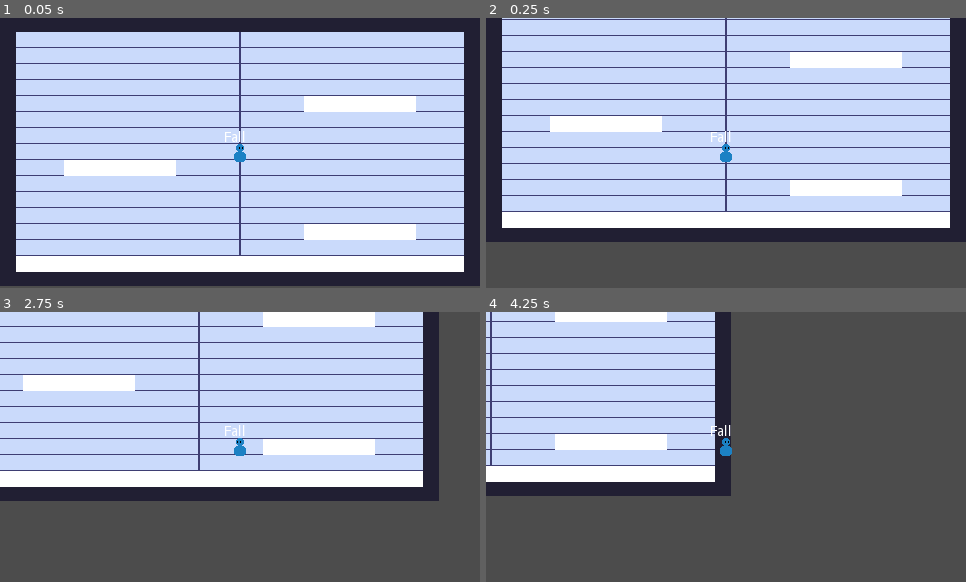
Above: before the commit, frames 1-4 (two rows, left to right).
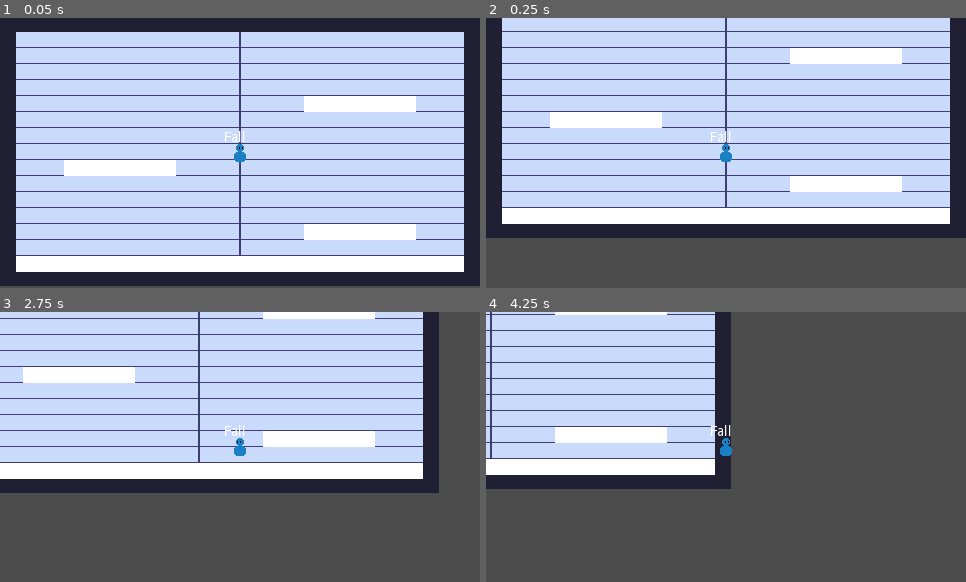
Above: after the commit, the same moments.

Repository: VuurMos/godot-3.5-platformer-character-controller
Game: Godot game, scene res://Game.tscn
The game is run twice, just before and just after one commit, with the same random seed, the same clock (stepped at 60 frames per second) and the same inputs.
Inputs:
- Up to frame 1 (0.05 s): no input
- Up to frame 2 (0.25 s): no input
- Up to frame 3 (2.75 s): hold Space (jump) 0.53-1.28 s; hold Right (right) 0.53-2.03 s; tap Enter at 1.25 s; tap Space (jump) at 1.35, 1.52, 1.82 s; hold Left (left) from 2.03 s (still down); hold Space (jump) from 2.03 s (still down)
- Up to frame 4 (4.25 s): release Left (left) at 2.78 s; release Space (jump) at 2.78 s; hold Right (right) from 2.78 s (still down); tap Space (jump) at 2.85, 3.02, 3.32 s; hold Space (jump) from 3.53 s (still down)

Frame 1 is identical in both runs. In frame 2, 14% of the frame differs, in the area x 0-100%, y 0-83%; in frame 3, 17%, in the area x 0-92%, y 2-70%; in frame 4, 8.5%.

Commit message:
Added low gravity to jump apex

Diff:
--- a/platformer-controller/player/platform-controller.gd
+++ b/platformer-controller/player/platform-controller.gd
@@ -22,10 +22,14 @@
 var jump_velocity = (2 * jump_height * max_speed) / jump_x_dist
 
 var jump_gravity = (2 * jump_height * pow(max_speed, 2)) / pow(jump_x_dist, 2)
+
+var low_grav_apex_threshold = -10
+var jump_apex_gravity = jump_gravity * 0.1
+
 var fall_gravity = (2 * jump_height * pow(max_speed, 2)) / pow(fall_x_dist, 2)
 
 # Clamp fall speed
-var max_fall_velocity = jump_velocity * 0.75
+var max_fall_velocity = jump_velocity * 0.85
 
 onready var sprite = $Sprite
 onready var jump_buffer = $JumpTimers/JumpBuffer
@@ -78,20 +82,12 @@
 	velocity.y += jump_gravity * get_physics_process_delta_time()
 
 
+func apply_apex_gravity():
+	velocity.y += jump_apex_gravity * get_physics_process_delta_time()
+
+
 func apply_fall_gravity():
 	velocity.y += fall_gravity * get_physics_process_delta_time()
-
-
-func apply_movement():
-	if is_zero_approx(input_direction):
-		if !is_zero_approx(velocity.x):
-			apply_friction()
-	else:
-		apply_acceleration()
-		check_direction_facing()
-
-	clamp_fall_speed()
-	velocity = move_and_slide(velocity, Vector2.UP)
 
 
 func apply_friction():
@@ -105,3 +101,15 @@
 func clamp_fall_speed():
 	if velocity.y >= max_fall_velocity:
 		velocity.y = max_fall_velocity
+
+
+func apply_movement():
+	if is_zero_approx(input_direction):
+		if !is_zero_approx(velocity.x):
+			apply_friction()
+	else:
+		apply_acceleration()
+		check_direction_facing()
+
+	clamp_fall_speed()
+	velocity = move_and_slide(velocity, Vector2.UP)
--- a/platformer-controller/player/player-jump-state.gd
+++ b/platformer-controller/player/player-jump-state.gd
@@ -19,4 +19,8 @@
 	if !player.jump_input:
 		player.apply_fall_gravity()
 	else:
-		player.apply_jump_gravity()
+		if player.velocity.y >= player.low_grav_apex_threshold:
+			player.apply_apex_gravity()
+			print("low grav!")
+		else:
+			player.apply_jump_gravity()
